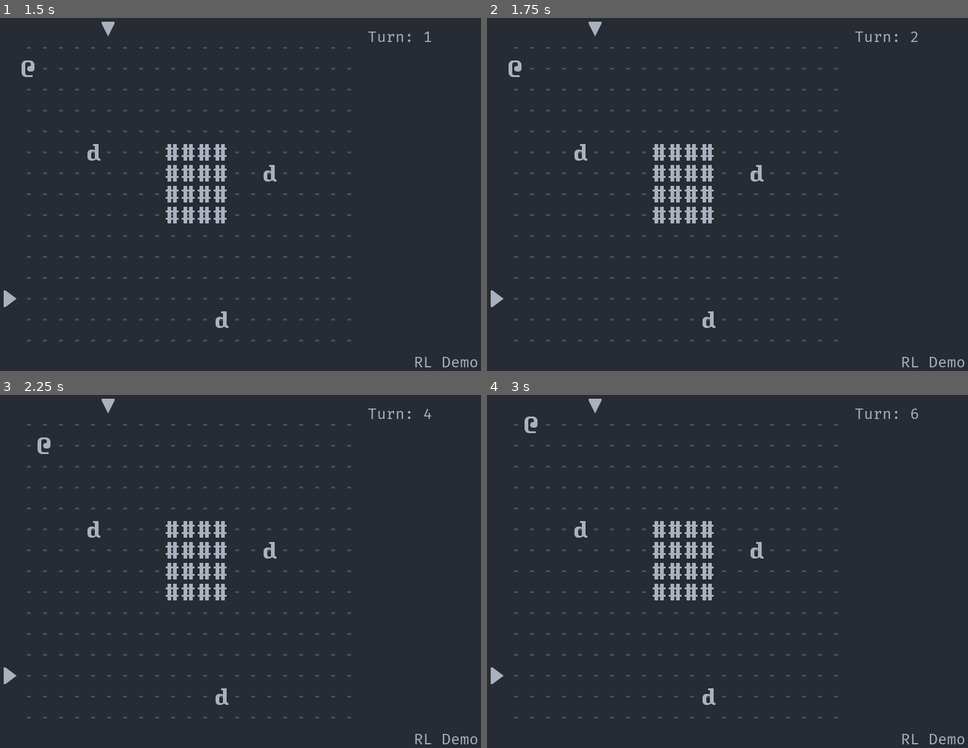
Above: before the commit, frames 1-4 (two rows, left to right).
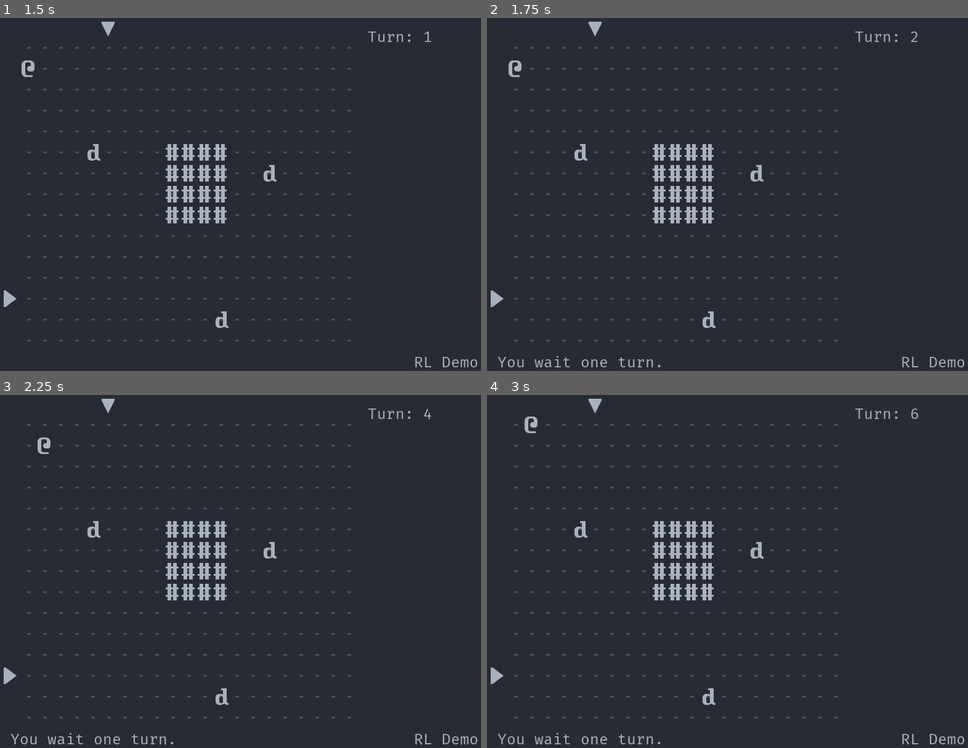
Above: after the commit, the same moments.

Repository: Bozar/GodotRoguelikeDemo
Game: Godot game, scene res://scene/main/MainScene.tscn
The game is run twice, just before and just after one commit, with the same random seed, the same clock (stepped at 60 frames per second) and the same inputs.
Inputs:
- Up to frame 1 (1.5 s): tap Enter at 0.5 s; hold L (move_right) 0.53-1.28 s; tap . (wait) at 0.6 s; tap Space (init_world) at 1.25, 1.35 s; hold J (move_down) from 1.28 s (still down)
- Up to frame 2 (1.75 s): keep holding J (move_down); tap . (wait) at 1.55 s
- Up to frame 3 (2.25 s): tap Enter at 2 s; release J (move_down) at 2.03 s; hold L (move_right) from 2.03 s (still down); tap . (wait) at 2.1 s
- Up to frame 4 (3 s): tap Space (init_world) at 2.75 s; release L (move_right) at 2.78 s; hold K (move_up) from 2.78 s (still down); tap . (wait) at 2.85 s

Frame 1 is identical in both runs. In frame 2, 0.3% of the frame differs, in the area x 2-37%, y 95-99%; in frame 3, 0.3%; in frame 4, 0.3%.

Commit message:
Redesign logic flow inside PCMove.gd.

Diff:
--- a/scene/main/PCMove.gd
+++ b/scene/main/PCMove.gd
@@ -24,11 +24,14 @@
 
 func _unhandled_input(event: InputEvent) -> void:
 	var source: Array = _new_ConvertCoord.vector_to_array(_pc.position)
-	var target: Array = _get_new_position(event, source)
+	var target: Array = _is_move_input(event, source)
 
-	if _is_wait(event) or (target[0] and _try_move(target[1], target[2])):
+	if _is_wait_input(event):
 		set_process_unhandled_input(false)
 		_ref_Schedule.end_turn()
+		emit_signal("pc_moved", "You wait one turn.")
+	elif target[0]:
+		_try_move(target[1], target[2])
 
 
 func _on_InitWorld_sprite_created(new_sprite: Sprite) -> void:
@@ -42,13 +45,13 @@
 		set_process_unhandled_input(true)
 
 
-func _is_wait(event: InputEvent) -> bool:
+func _is_wait_input(event: InputEvent) -> bool:
 	if event.is_action_pressed(_new_InputName.WAIT):
 		return true
 	return false
 
 
-func _get_new_position(event: InputEvent, source: Array) -> Array:
+func _is_move_input(event: InputEvent, source: Array) -> Array:
 	var x: int = source[0]
 	var y: int = source[1]
 
@@ -65,16 +68,18 @@
 	return [true, x, y]
 
 
-func _try_move(x: int, y: int) -> bool:
+func _try_move(x: int, y: int) -> void:
 	# if not _ref_DungeonBoard_is_inside_dungeon.call_func(x, y):
 	if not _ref_DungeonBoard.is_inside_dungeon(x, y):
 		emit_signal("pc_moved", "You cannot leave the map.")
-		return false
 	elif _ref_DungeonBoard.has_sprite(_new_GroupName.WALL, x, y):
 		emit_signal("pc_moved", "You bump into wall.")
-		return false
 	elif _ref_DungeonBoard.has_sprite(_new_GroupName.DWARF, x, y):
-		return get_node(PC_ATTACK).try_attack(_new_GroupName.DWARF, x, y)
+		set_process_unhandled_input(false)
+		get_node(PC_ATTACK).try_attack(_new_GroupName.DWARF, x, y)
+		# NOTE: Remove this line later and let PCAttack to end turn.
+		_ref_Schedule.end_turn()
 	else:
+		set_process_unhandled_input(false)
 		_pc.position = _new_ConvertCoord.index_to_vector(x, y)
-		return true
+		_ref_Schedule.end_turn()
